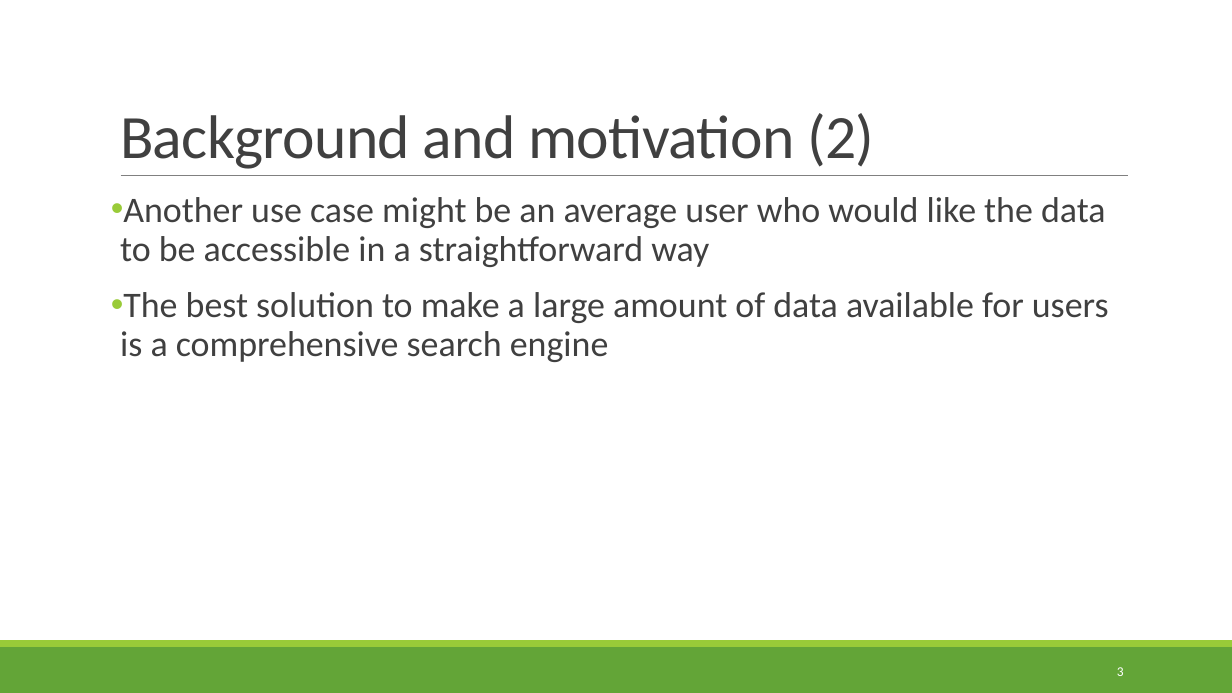
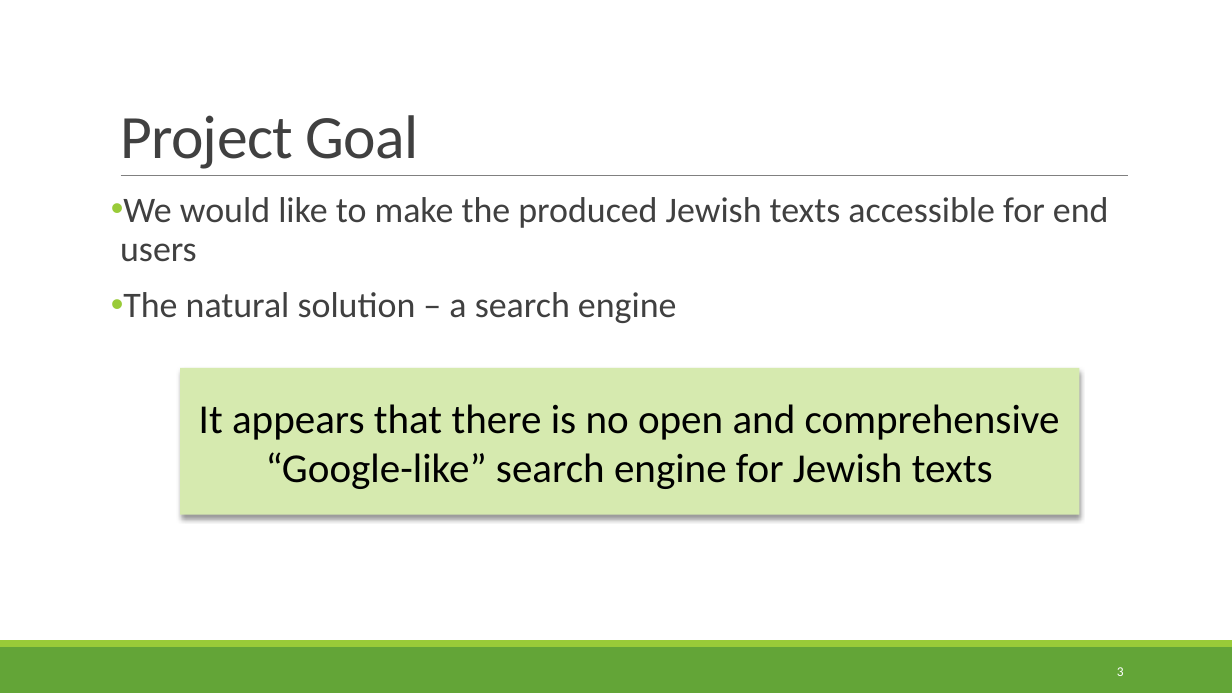
Before and after one commit to TechnionTDK/jbs-ir, a slide deck: slide 3 of Jewish Bookshelf IR System.pptx. Drawn at 1232x693 pixels with LibreOffice and Linux fonts; fonts in the diff are those of the drawing. Boxes give left, top, right and bottom in pixels: in the first picture for what was removed or moved away, otherwise in the second. Text is boxed around its words. In the diff, an @@ line names an element or a change of style, - is before the commit and + after.

```diff
--- a/Jewish Bookshelf IR System.pptx
+++ b/Jewish Bookshelf IR System.pptx
@@ title at [120,115,419,169]: text changed @@
-Background and motivation (2)
+Project Goal
@@ text at [120,197,1109,323]: text changed @@
-• Another use case might be an average user who would like the data to be accessible in a straightforward way
-• The best solution to make a large amount of data available for users is a comprehensive search engine
+• We would like to make the produced Jewish texts accessible for end users
+• The natural solution – a search engine
@@ rectangle added at [180,368,1080,515], fill #D6EAAF, 32 pt, text #000000 @@
+It appears that there is no open and comprehensive “Google-like” search engine for Jewish texts
```
Also in this commit, not shown: 9 other slides changed.
